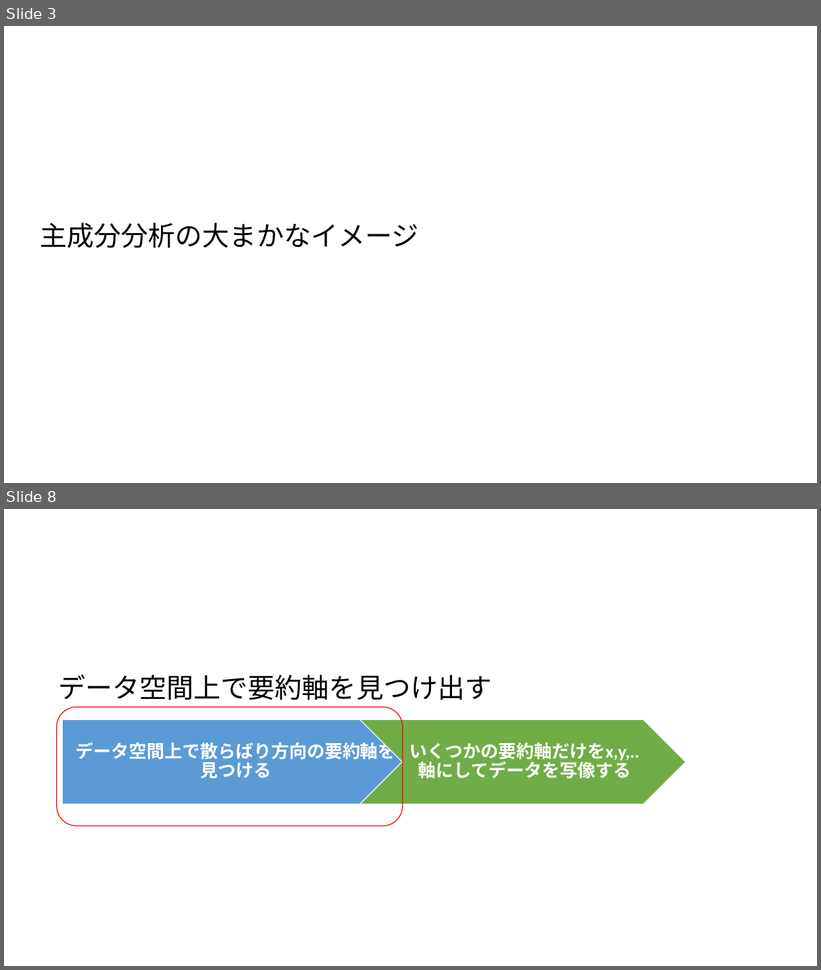
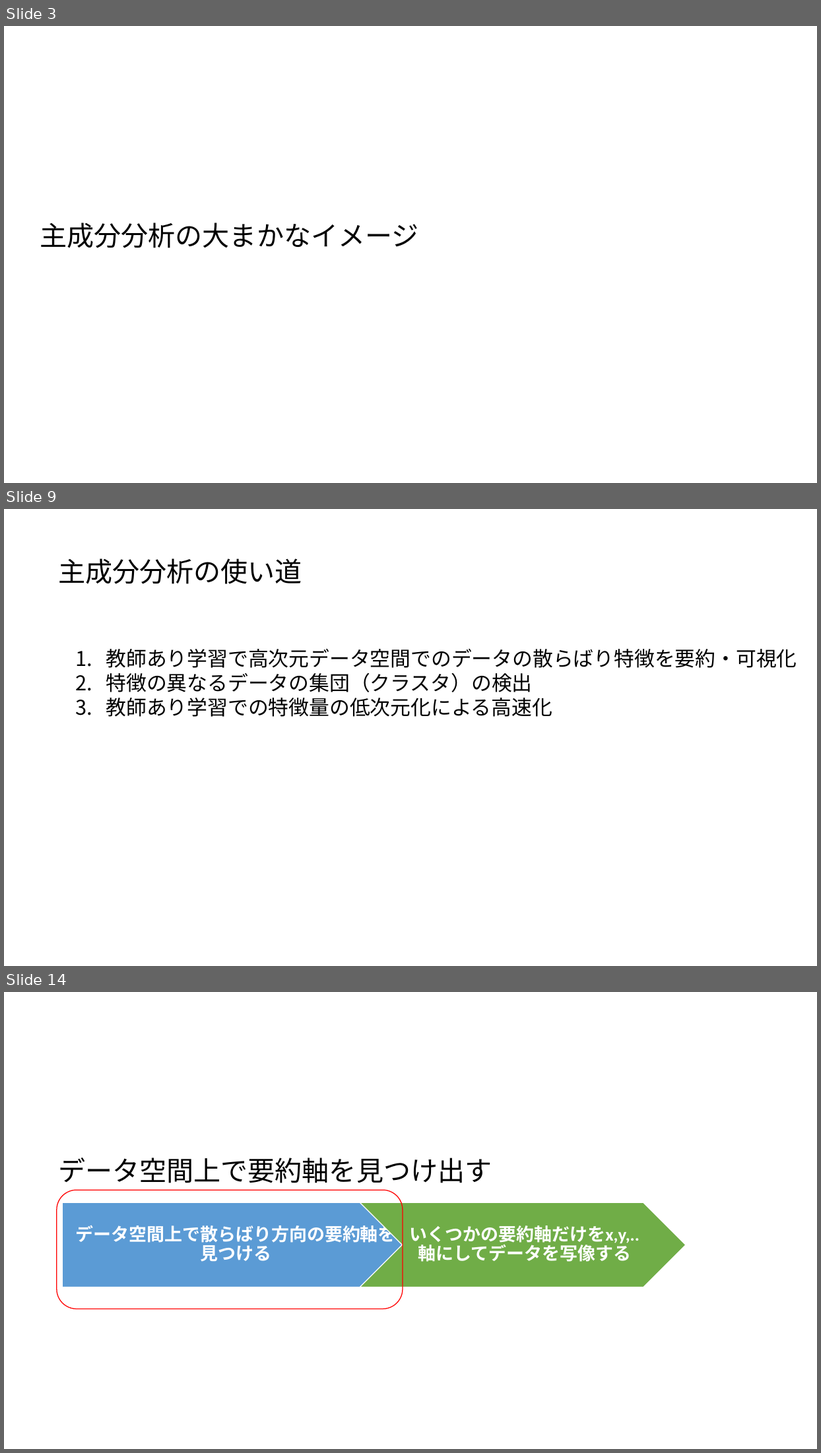
Before and after one commit to ueharaLab/NLP_7-PCA, a slide deck: NLP_6 PCA(BASICS).pptx. Shown one above the other, each under a label of ours: slides 3 and 8 before the commit, slides 3, 9 and 14 after it; the slides between them are not shown. The pictures are 821x970 and 821x1453 pixels, drawn with LibreOffice and Linux fonts; fonts in the diff are those of the drawing. Boxes give left, top, right and bottom in pixels: in the first picture for what was removed or moved away, otherwise in the second. Text is boxed around its words. In the diff, an @@ line names an element or a change of style, - is before the commit and + after.

```diff
--- a/NLP_6 PCA(BASICS).pptx
+++ b/NLP_6 PCA(BASICS).pptx
@@ slide 9 added at (4, 509, 817, 966), background #FFFFFF @@
@@ text added at (58, 559, 302, 584), 32 pt, text #000000 @@
+主成分分析の使い道
@@ text added at (106, 649, 797, 717), 24 pt, text #000000 @@
+1. 教師あり学習で高次元データ空間でのデータの散らばり特徴を要約・可視化
+2. 特徴の異なるデータの集団（クラスタ）の検出
+3. 教師あり学習での特徴量の低次元化による高速化
@@ what was slide 8 is now slide 14 @@
```
Also in this commit, not shown: 4 slides changed, 6 other slides added, 1 slide removed, 3 other files.
